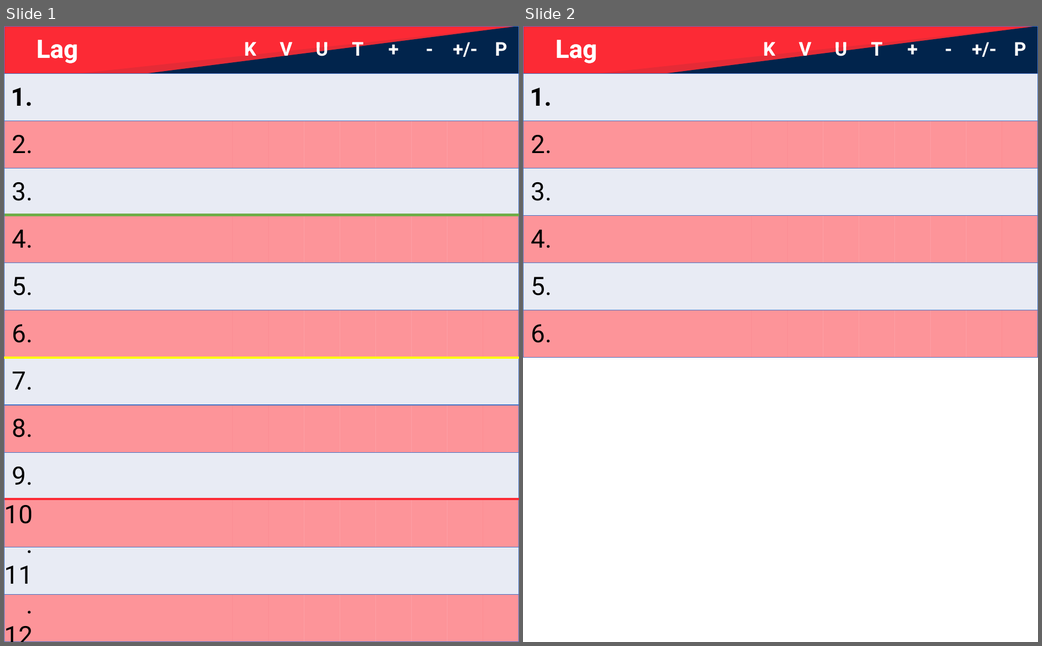
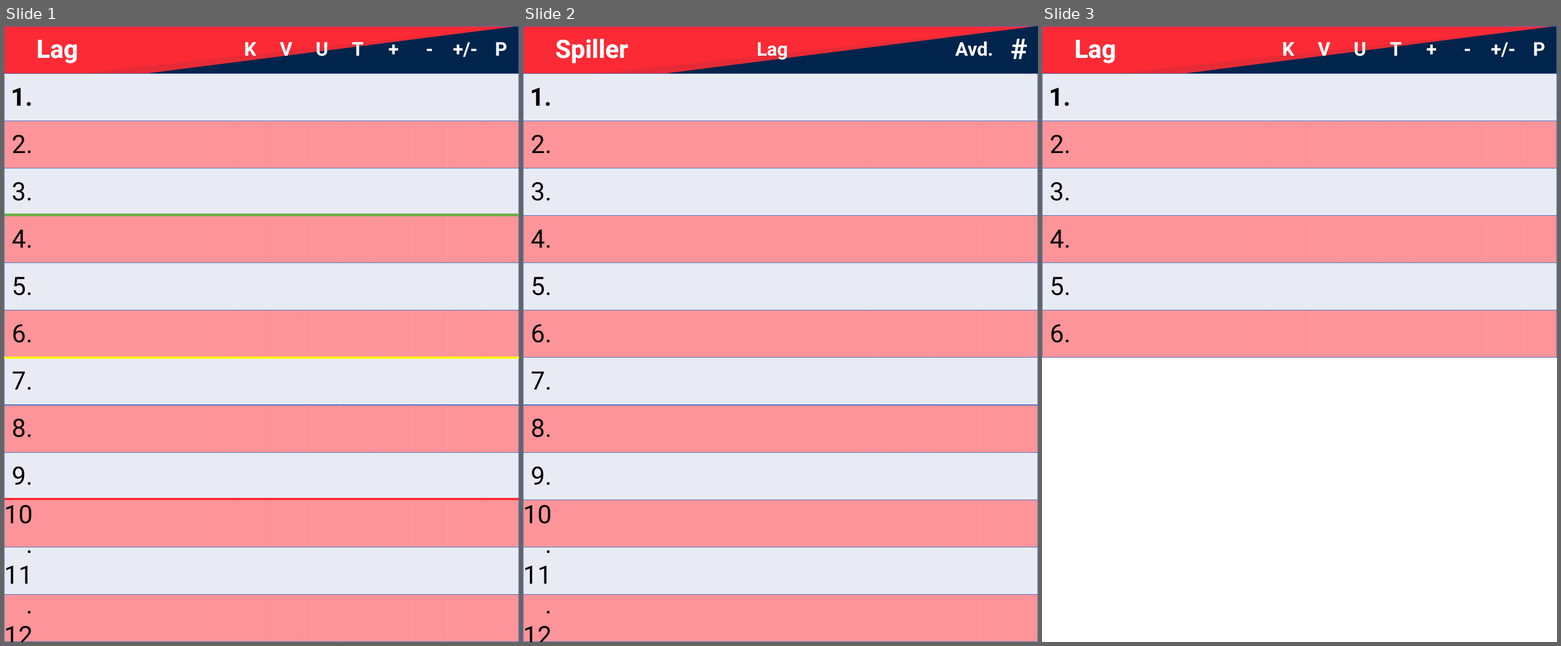
Before and after one commit to tsff1/tables, a slide deck: Scripts/Backgrounds/PPs/Bakgrunn.pptx. Shown side by side, each under a label of ours: slides 1 and 2 before the commit, slides 1, 2 and 3 after it. The pictures are 1042x646 and 1561x646 pixels, drawn with LibreOffice and Linux fonts; fonts in the diff are those of the drawing. Boxes give left, top, right and bottom in pixels: in the first picture for what was removed or moved away, otherwise in the second. Text is boxed around its words. In the diff, an @@ line names an element or a change of style, - is before the commit and + after.

```diff
--- a/Scripts/Backgrounds/PPs/Bakgrunn.pptx
+++ b/Scripts/Backgrounds/PPs/Bakgrunn.pptx
@@ slide 2 added at <box>523,26,1038,642</box>, background #FFFFFF @@
@@ table added at <box>523,26,1038,641</box>, 13 rows, 4 columns @@
+Spiller |  |  | P
+ |  |  | 
+ |  |  | 
+ |  |  | 
+ |  |  | 
+ |  |  | 
+ |  |  | 
+ |  |  | 
+ |  |  | 
+ |  |  | 
+ |  |  | 
+ |  |  | 
+ |  |  | 
@@ table added at <box>523,26,1028,73</box>, 1 rows, 4 columns @@
+Spiller | Lag | Avd. | #
@@ right triangle added at <box>598,26,1037,73</box>, fill #E52B36 @@
@@ right triangle added at <box>666,26,1037,73</box>, fill #01244C @@
@@ table added at <box>523,73,553,641</box>, 12 rows, 1 columns @@
+1.
+2.
+3.
+4.
+5.
+6.
+7.
+8.
+9.
+10.
+11.
+12.
@@ what was slide 2 is now slide 3 @@
```
Also in this commit, not shown: 9 other files.
